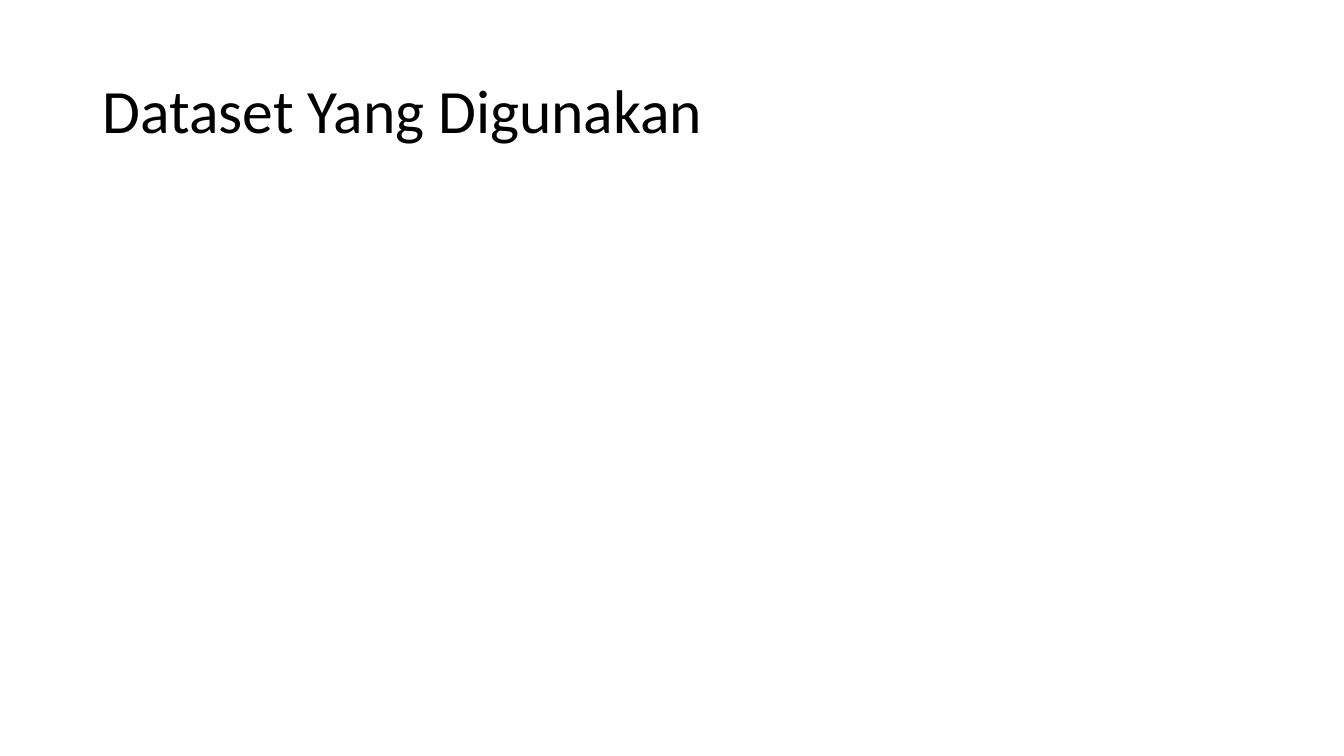
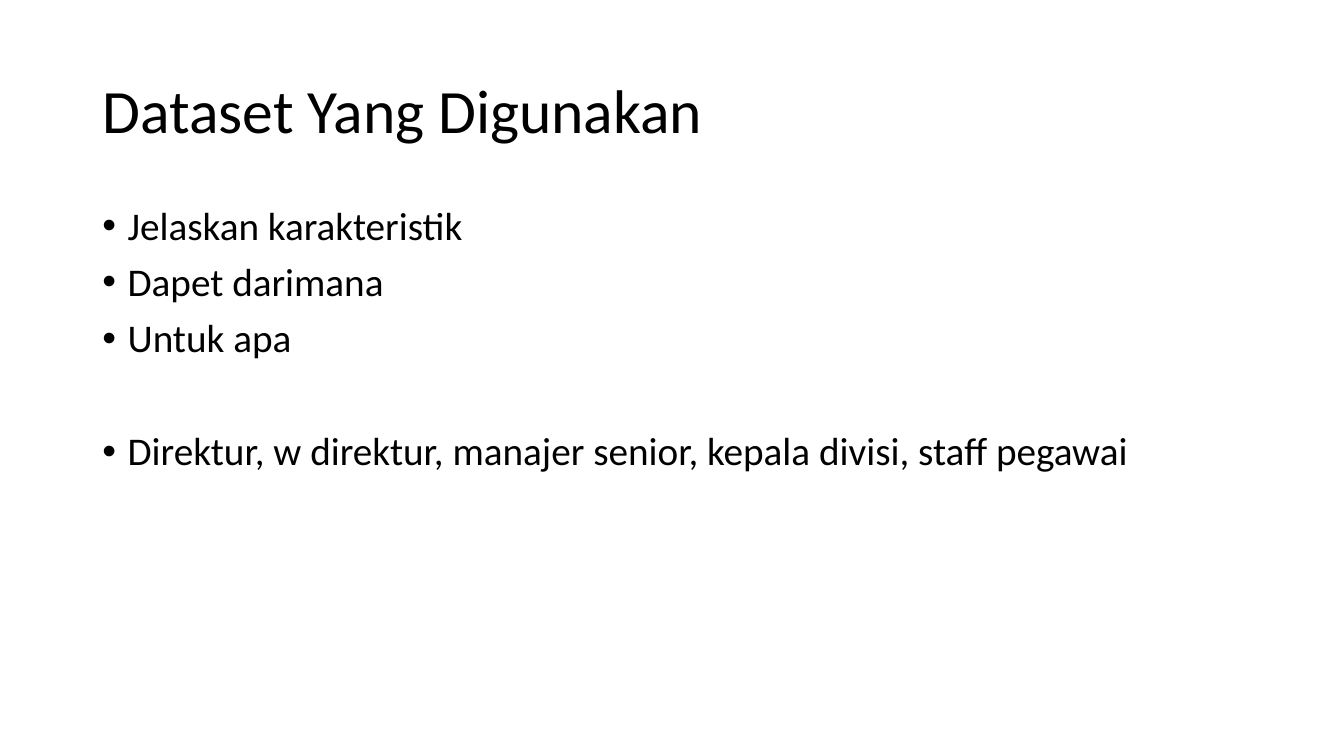
Before and after one commit to Bachtiar21/Hibah-Research-2022, a slide deck: slide 10 of PPT/PEMODELAN BERBASIS DATA UNTUK MEMPREDIKSI GAJI BERDASARKAN FAKTOR-FAKTOR.pptx. Drawn at 1344x756 pixels with LibreOffice and Linux fonts; fonts in the diff are those of the drawing. Boxes give left, top, right and bottom in pixels: in the first picture for what was removed or moved away, otherwise in the second. Text is boxed around its words. In the diff, an @@ line names an element or a change of style, - is before the commit and + after.

```diff
--- a/PPT/PEMODELAN BERBASIS DATA UNTUK MEMPREDIKSI GAJI BERDASARKAN FAKTOR-FAKTOR.pptx
+++ b/PPT/PEMODELAN BERBASIS DATA UNTUK MEMPREDIKSI GAJI BERDASARKAN FAKTOR-FAKTOR.pptx
@@ text added at <box>128,212,1128,472</box>, 28 pt, text #000000 @@
+• Jelaskan karakteristik
+• Dapet darimana
+• Untuk apa
+• Direktur, w direktur, manajer senior, kepala divisi, staff pegawai
```
Also in this commit, not shown: 1 other slide changed, 3 other files.
